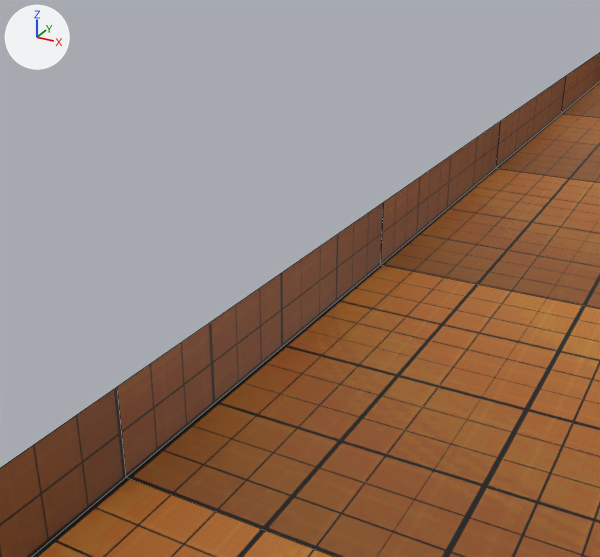
An edit to the Blender file Assets/ProjectArt/Map.blend, drawn before and after from the same camera.
Rendered twice from a camera (50 mm lens) standing at (3.17, -15.82, 9.85) and looking at (-5.15, -0.69, 2.28). Lighting does not change. The marker at upper left points along +X, +Y and +Z. Mesh edges are drawn as thin lines.
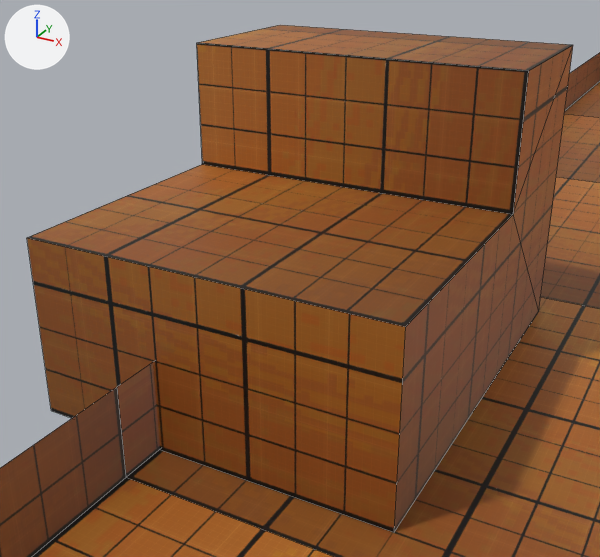
The edits, one by one:
Picture 'Grid_Orange.png.001' (img_grid_orange_png_001) is new.
Material 'Grid_Orange.png.001' (mat_grid_orange_png_001) is new.
Its texture is img_grid_orange_png_001.
Mesh me_cube is new.
It has 20 vertices, 11 faces and spans x -4.0..4.0, y -5.0..5.0, z -1.0..6.0.
It uses material mat_grid_orange_png_001 (picture img_grid_orange_png_001).
Object 'Cube' (ob_cube) is new; it shows me_cube.
Its location is (-4.93, 0.04, 1.0).

Changed parts and their boxes [x1, y1, x2, y2] in the pictures (600 x 557 px):
'Cube', added (brown)
    after: [27, 25, 573, 532]
